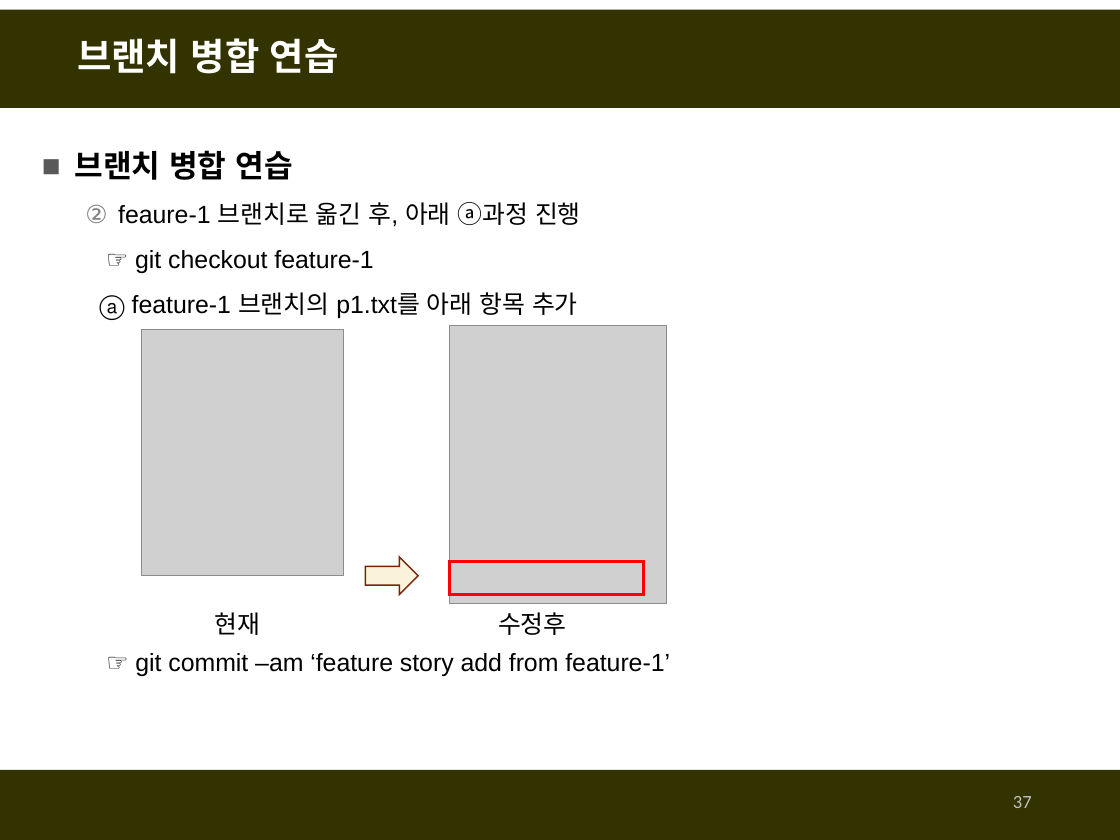
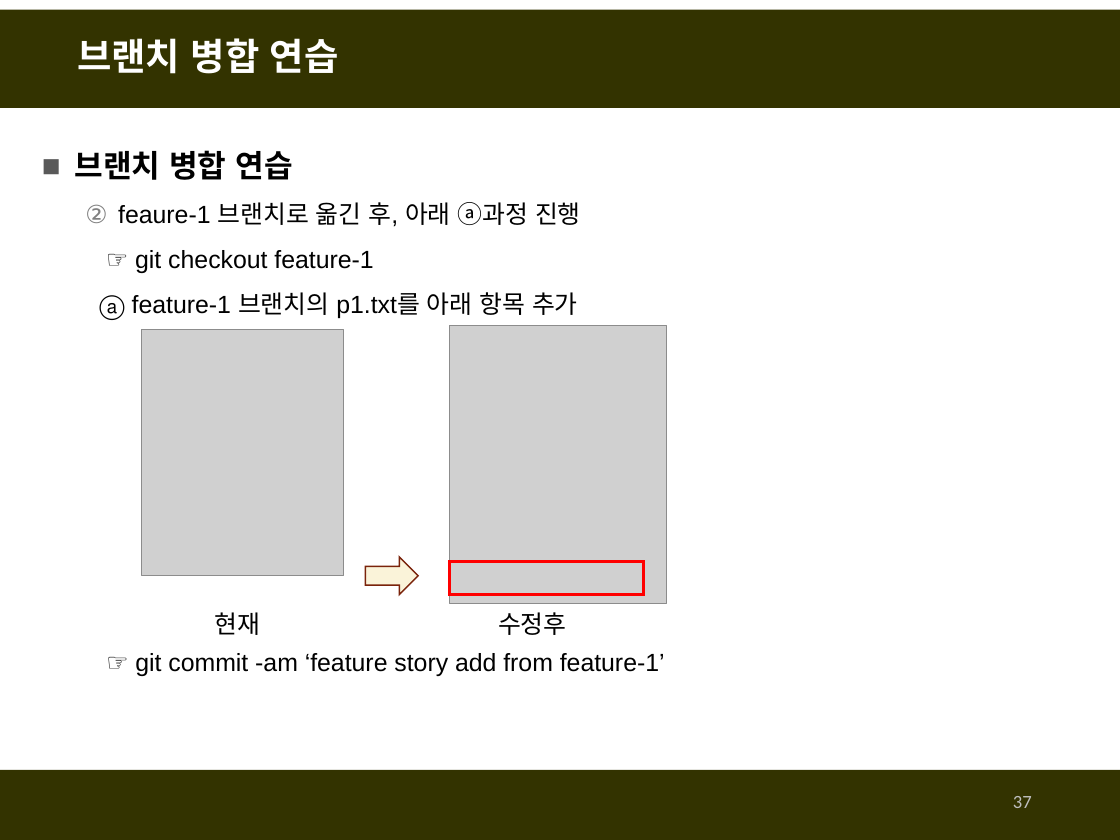
Before and after one commit to fasthill/github-lecture, a slide deck: slide 37 of git및github첫걸음-git사용하기.pptx. Drawn at 1120x840 pixels with LibreOffice and Linux fonts; fonts in the diff are those of the drawing; grey boxes stand for pictures. Boxes give left, top, right and bottom in pixels: in the first picture for what was removed or moved away, otherwise in the second. Text is boxed around its words. In the diff, an @@ line names an element or a change of style, - is before the commit and + after.

```diff
--- a/git및github첫걸음-git사용하기.pptx
+++ b/git및github첫걸음-git사용하기.pptx
@@ text at [135, 653, 665, 676]: text changed @@
-  ☞ git commit –am ‘feature story add from feature-1’
+  ☞ git commit -am ‘feature story add from feature-1’
```
Also in this commit, not shown: 6 other slides changed.
